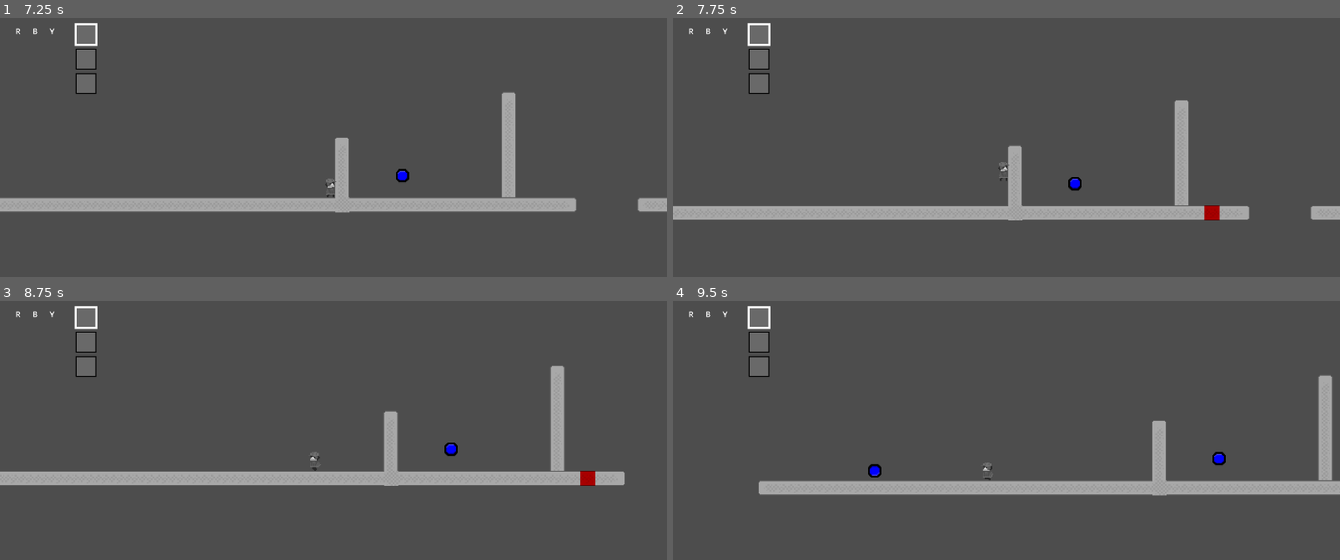
Above: before the commit, frames 1-4 (two rows, left to right).
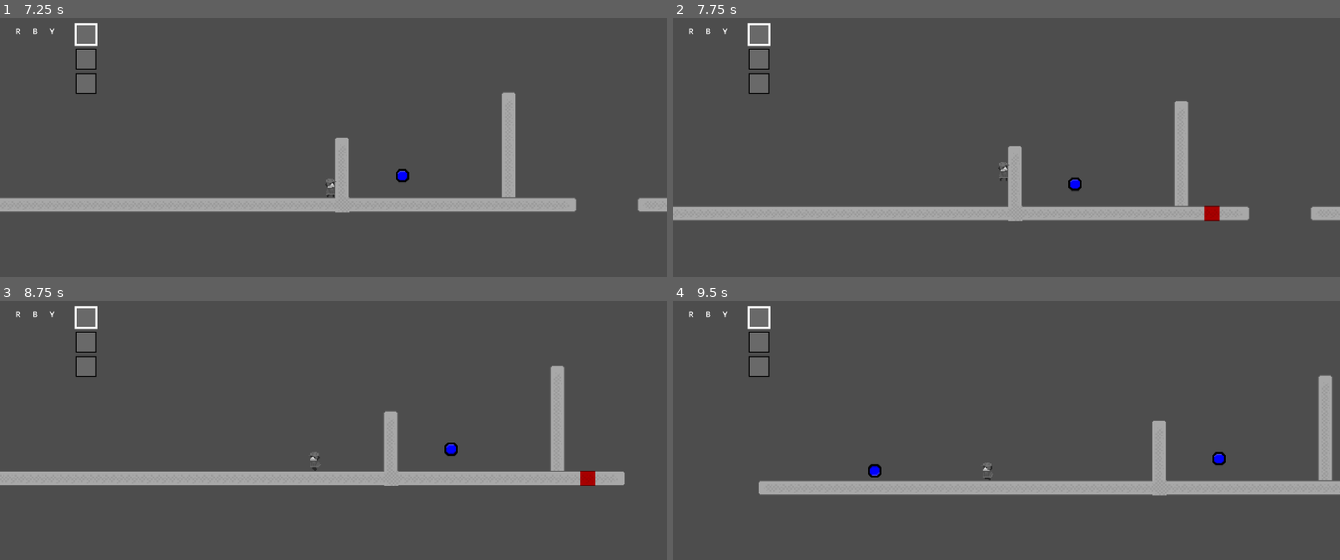
Above: after the commit, the same moments.

Repository: HimeWoo/untitled-paint-game
Game: Godot game, scene res://scenes/levels/tutorial.tscn
The game is run twice, just before and just after one commit, with the same random seed, the same clock (stepped at 60 frames per second) and the same inputs. This scene is started directly instead of the project's main scene.
Inputs (mouse positions are in pixels of both pictures, inside the frame that each line leads up to):
- Up to frame 1 (7.25 s): tap Enter (queue_confirm) at 0.5, 5.1 s; move the mouse to (300, 217) at 0.52 s; hold D (move_right) 0.53-2.03 s; tap M (dash) at 0.6 s; click (300, 217) at 0.67 s; tap Space (jump) at 0.77, 1.52, 3.02, 3.77, 4.52, 6.02, 6.77 s; move the mouse to (533, 201) at 1.27 s; tap S (look_down) at 1.35 s; move the mouse to (133, 111) at 2.02 s; hold W (look_up) 2.03-2.78 s; hold A (move_left) 2.03-4.28 s; move the mouse to (366, 155) at 2.77 s; tap K (melee_attack) at 2.85 s; click (366, 155) at 2.92 s; move the mouse to (233, 80) at 3.52 s; tap 2 (queue_blue) at 3.6 s; move the mouse to (480, 139) at 4.27 s; hold D (move_right) from 4.28 s (still down); tap R (queue_clear) at 4.35 s; move the mouse to (200, 170) at 5.02 s; click (200, 170) at 5.17 s; move the mouse to (400, 87) at 5.77 s; tap E (queue_next) at 5.85 s; move the mouse to (300, 217) at 6.52 s; tap Q (queue_prev) at 6.6 s
- Up to frame 2 (7.75 s): keep holding D (move_right); move the mouse to (1206, 201) at 7.27 s; tap 1 (queue_red) at 7.35 s; click (1206, 201) at 7.42 s; tap Space (jump) at 7.52 s
- Up to frame 3 (8.75 s): move the mouse to (133, 394) at 8.02 s; release D (move_right) at 8.03 s; hold A (move_left) from 8.03 s (still down); tap 3 (queue_yellow) at 8.1 s
- Up to frame 4 (9.5 s): keep holding A (move_left); move the mouse to (1039, 438) at 8.77 s; tap F (shoot) at 8.85 s; tap Space (jump) at 9.02 s

Frame 1 is identical in both runs. In frame 2, 0.7% of the frame differs, in the area x 0-100%, y 31-79%; in frame 3, less than 0.1%; in frame 4, less than 0.1%.

Commit message:
Platform add

Diff:
--- a/untitled-paint-game/scenes/item_test.tscn
+++ b/untitled-paint-game/scenes/item_test.tscn
@@ -10,6 +10,7 @@
 [ext_resource type="Texture2D" uid="uid://b7l1vy3gvilhw" path="res://assets/tiles/tiles-concrete.png" id="8_sp2it"]
 [ext_resource type="Texture2D" uid="uid://ytknjfaps4nu" path="res://assets/tiles/tiles-canvas.png" id="9_bvmv3"]
 [ext_resource type="PackedScene" uid="uid://bj5po58m1bnam" path="res://scenes/pushbox.tscn" id="9_sp2it"]
+[ext_resource type="PackedScene" uid="uid://byodqxwxmkf75" path="res://scenes/platform.tscn" id="11_5v2uq"]
 
 [sub_resource type="TileSetAtlasSource" id="TileSetAtlasSource_f3voe"]
 texture = ExtResource("8_sp2it")
@@ -207,3 +208,9 @@
 
 [node name="Pushbox" parent="." instance=ExtResource("9_sp2it")]
 position = Vector2(336, 447)
+
+[node name="Platform" parent="." instance=ExtResource("11_5v2uq")]
+position = Vector2(727, 398)
+movement_mode = 3
+start_direction = 1
+pixel_offset = 150
--- a/untitled-paint-game/scenes/levels/tutorial.tscn
+++ b/untitled-paint-game/scenes/levels/tutorial.tscn
@@ -7,6 +7,7 @@
 [ext_resource type="PackedScene" uid="uid://dhah2xlx861hv" path="res://scenes/items/red_paint.tscn" id="2_iig34"]
 [ext_resource type="PackedScene" uid="uid://b3rae3dafdwir" path="res://scenes/player.tscn" id="3_1r3rq"]
 [ext_resource type="PackedScene" uid="uid://bco8vv41h18bo" path="res://scenes/items/blue_paint.tscn" id="6_3e81p"]
+[ext_resource type="PackedScene" uid="uid://byodqxwxmkf75" path="res://scenes/platform.tscn" id="8_3e81p"]
 
 [sub_resource type="TileSetAtlasSource" id="TileSetAtlasSource_1r3rq"]
 texture = ExtResource("1_ub0e1")
@@ -728,3 +729,7 @@
 
 [node name="BluePaint3" parent="." instance=ExtResource("6_3e81p")]
 position = Vector2(491, 408)
+
+[node name="Platform" parent="." instance=ExtResource("8_3e81p")]
+position = Vector2(968, 364)
+pixel_offset = 150
--- /dev/null
+++ b/untitled-paint-game/scenes/platform.tscn
@@ -0,0 +1,30 @@
+[gd_scene load_steps=4 format=3 uid="uid://byodqxwxmkf75"]
+
+[ext_resource type="Texture2D" uid="uid://buh45skyrvnym" path="res://assets/platforms.png" id="1_ba0x2"]
+[ext_resource type="Script" uid="uid://b5ya8wq6bi5tl" path="res://scripts/platform.gd" id="1_nlgqw"]
+
+[sub_resource type="RectangleShape2D" id="RectangleShape2D_nlgqw"]
+size = Vector2(32, 8)
+
+[node name="Platform" type="AnimatableBody2D"]
+collision_layer = 11
+collision_mask = 3
+script = ExtResource("1_nlgqw")
+
+[node name="Sprite2D" type="Sprite2D" parent="."]
+texture = ExtResource("1_ba0x2")
+region_enabled = true
+region_rect = Rect2(16, 16, 32, 9)
+region_filter_clip_enabled = true
+
+[node name="CollisionShape2D" type="CollisionShape2D" parent="."]
+shape = SubResource("RectangleShape2D_nlgqw")
+one_way_collision = true
+
+[node name="RayCastWallHitLeft" type="RayCast2D" parent="."]
+target_position = Vector2(-18, 0)
+collision_mask = 16
+
+[node name="RayCastWallHitRight" type="RayCast2D" parent="."]
+target_position = Vector2(17, 0)
+collision_mask = 16
--- /dev/null
+++ b/untitled-paint-game/scripts/platform.gd
@@ -0,0 +1,91 @@
+extends AnimatableBody2D
+
+# This is code I wrote back in April while trying to improve and add functionality to
+# the platforms from the brackeys learn godot video. It might also have been some other video tutorial but I'm not too sure.
+# The old code may be partially AI generated since I do not remember what I used then.
+# The Side to side (fixed) and side to side (collision) are old code I had.
+# The side to side with tilemap collision or fixed amount and smart wall distance return is new code.
+# Some of this code is modified and was inlcuded with my Exercise 1 submission.
+enum MovementMode { STATIONARY, FIXED_PATH, COLLIDE_TILEMAP, SMART_WALL_DIST_COLLIDE, SMART_WALL_DIST_RETURN_START }
+
+@export_enum("Stationary", "Fixed Path", "Side to Side (Collide TileMap)", "Side to Side min(Fixed Dist or Collide TileMap)", "Smart Wall Distance Return to Start")
+var movement_mode: int = MovementMode.STATIONARY
+
+@export_enum("Right", "Left")
+var start_direction: int = 0  # 0 = right, 1 = left
+
+@export var pixel_offset: int = 64  # Oscillation distance (for fixed path)
+@export var speed: float = 50.0     # Movement speed
+
+@onready var ray_left: RayCast2D = $RayCastWallHitLeft
+@onready var ray_right: RayCast2D = $RayCastWallHitRight
+
+var direction := 1
+var start_position: Vector2
+var travel_distance := 0.0
+
+func _ready():
+	# Convert to kinematic mode
+	PhysicsServer2D.body_set_mode(get_rid(), PhysicsServer2D.BODY_MODE_KINEMATIC)
+	start_position = global_position
+	direction = 1 if start_direction == 0 else -1
+
+func _physics_process(delta):
+	var motion := Vector2.ZERO
+
+	#if ray_left.is_colliding():
+		#print("left colliding")
+	#elif ray_right.is_colliding():
+		#print("right colliding")
+
+	match movement_mode:
+		MovementMode.STATIONARY:
+			pass
+
+		# Simple fixed path movement, moves pixel_offset distance before turning around
+		MovementMode.FIXED_PATH:
+			motion = Vector2(direction * speed * delta, 0)
+			global_position += motion
+			# Check displacement relative to start and only flip when we've moved
+			# `pixel_offset` in the current movement direction.
+			var displacement := global_position.x - start_position.x
+			if (direction > 0 and displacement >= pixel_offset) or (direction < 0 and displacement <= -pixel_offset):
+				direction *= -1
+
+		# Move side to side, reversing direction on tilemap collision
+		MovementMode.COLLIDE_TILEMAP:
+			if direction < 0 and ray_left.is_colliding():
+				direction *= -1
+			elif direction > 0 and ray_right.is_colliding():
+				direction *= -1
+
+			motion = Vector2(direction * speed * delta, 0)
+			global_position += motion
+
+		# Hybrid approach: reverse on wall hit or fixed distance, whichever comes first
+		MovementMode.SMART_WALL_DIST_COLLIDE:
+			var distance_from_start = abs(global_position.x - start_position.x)
+			# Check fixed path limit in the current movement direction only
+			var displacement := global_position.x - start_position.x
+			var fixed_path_limit_reached := (direction > 0 and displacement >= pixel_offset) or (direction < 0 and displacement <= -pixel_offset)
+			var wall_hit = (direction < 0 and ray_left.is_colliding()) or (direction > 0 and ray_right.is_colliding())
+			if fixed_path_limit_reached or wall_hit:
+				direction *= -1
+				travel_distance = 0.0
+			motion = Vector2(direction * speed * delta, 0)
+			global_position += motion
+
+		# Move until the platform hits the tilemap, then reverse back to start position
+		# If it reaches start position, reverse again
+		MovementMode.SMART_WALL_DIST_RETURN_START:
+			var displacement := global_position.x - start_position.x
+			var at_start_position : bool = abs(displacement) < 1.0  # Small threshold
+			var wall_hit := (direction < 0 and ray_left.is_colliding()) or (direction > 0 and ray_right.is_colliding())
+			if wall_hit:
+				direction *= -1
+			elif at_start_position:
+				# When back at start, resume the configured initial direction
+				direction = 1 if start_direction == 0 else -1
+
+			motion = Vector2(direction * speed * delta, 0)
+			global_position += motion
Binary file added: untitled-paint-game/assets/platforms.png
Not shown, added: untitled-paint-game/assets/platforms.png.import
Not shown: 1 places in untitled-paint-game/scenes/item_test.tscn that only renumber resources
Not shown: 1 places in untitled-paint-game/scenes/levels/tutorial.tscn that only renumber resources
Not shown, added: untitled-paint-game/scripts/platform.gd.uid
